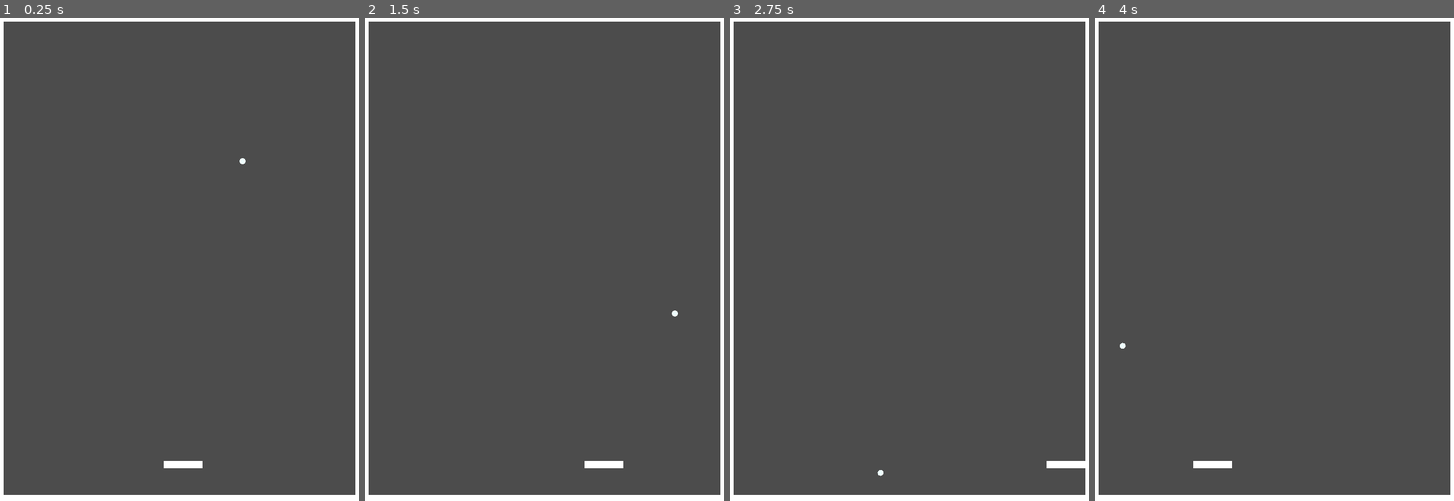
Above: before the commit, frames 1-4 (left to right).
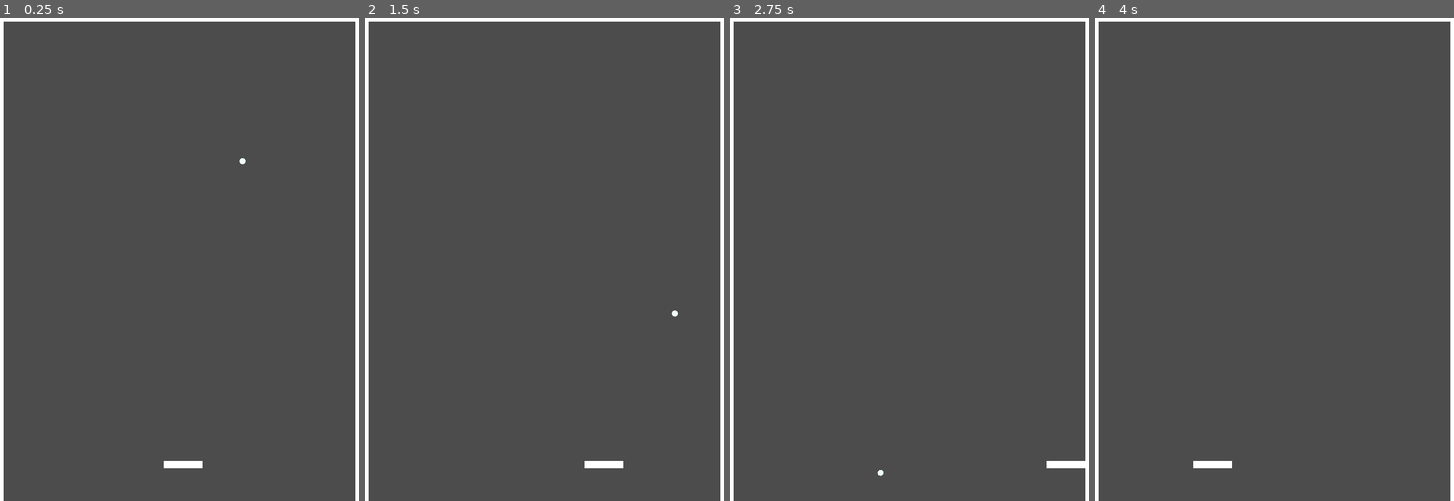
Above: after the commit, the same moments.

Repository: baihakikuncara/arkanoid
Game: Godot game, scene res://Scenes/TestArea.tscn
Two runs of this game, one before a commit and one after it. Both use one fixed random seed, a clock stepped at 60 frames per second and the inputs below.
Inputs:
- Up to frame 1 (0.25 s): no input
- Up to frame 2 (1.5 s): tap Enter at 0.5 s; hold Right (ui_right) 0.53-1.28 s; tap Space at 1.25 s; hold Left (ui_left) from 1.28 s (still down)
- Up to frame 3 (2.75 s): tap Enter at 2 s; release Left (ui_left) at 2.03 s; hold Right (ui_right) from 2.03 s (still down)
- Up to frame 4 (4 s): tap Space at 3.5 s; release Right (ui_right) at 3.53 s; hold Left (ui_left) from 3.53 s (still down)

The runs differ from the first frame. In frame 1, 1.2% of the frame differs, in the area x 1-99%, y 98-100%; in frame 2, 1.2%; in frame 3, 1.2%; in frame 4, 1.2%, in the area x 1-99%, y 67-100%.

Commit message:
-create deathzone
-delete ball when enter deathzone

Diff:
--- a/Scenes/Ball.gd
+++ b/Scenes/Ball.gd
@@ -20,3 +20,7 @@
 	if (collision):
 		direction = direction.bounce((collision.normal))
 		speed = min(speed+SPEED_INCREASE, MAX_SPEED)
+
+
+func delete_node():
+	queue_free()
--- /dev/null
+++ b/Scenes/DeathZone.gd
@@ -0,0 +1,23 @@
+extends Area2D
+
+
+
+
+# Declare member variables here. Examples:
+# var a = 2
+# var b = "text"
+
+
+# Called when the node enters the scene tree for the first time.
+func _ready():
+	pass # Replace with function body.
+
+
+# Called every frame. 'delta' is the elapsed time since the previous frame.
+#func _process(delta):
+#	pass
+
+
+func _on_DeathZone_body_entered(body):
+	if body.has_method("delete_node"):
+		body.delete_node()
--- /dev/null
+++ b/Scenes/DeathZone.tscn
@@ -0,0 +1,14 @@
+[gd_scene load_steps=3 format=2]
+
+[ext_resource path="res://Scenes/DeathZone.gd" type="Script" id=1]
+
+[sub_resource type="RectangleShape2D" id=1]
+extents = Vector2( 800, 100 )
+
+[node name="DeathZone" type="Area2D"]
+script = ExtResource( 1 )
+
+[node name="CollisionShape2D" type="CollisionShape2D" parent="."]
+shape = SubResource( 1 )
+
+[connection signal="body_entered" from="." to="." method="_on_DeathZone_body_entered"]
--- a/Scenes/TestArea.tscn
+++ b/Scenes/TestArea.tscn
@@ -1,8 +1,9 @@
-[gd_scene load_steps=4 format=2]
+[gd_scene load_steps=5 format=2]
 
 [ext_resource path="res://Scenes/DummyWall.tscn" type="PackedScene" id=1]
 [ext_resource path="res://Scenes/Ball.tscn" type="PackedScene" id=2]
 [ext_resource path="res://Scenes/Board.tscn" type="PackedScene" id=3]
+[ext_resource path="res://Scenes/DeathZone.tscn" type="PackedScene" id=4]
 
 [node name="TestArea" type="Node2D"]
 
@@ -108,40 +109,11 @@
 [node name="DummyWall9" parent="Walls/RightWall" instance=ExtResource( 1 )]
 position = Vector2( 800, 0 )
 
-[node name="BottomWall" type="Node2D" parent="Walls"]
-position = Vector2( 0, 800 )
-__meta__ = {
-"_edit_group_": true
-}
-
-[node name="DummyWall" parent="Walls/BottomWall" instance=ExtResource( 1 )]
-
-[node name="DummyWall2" parent="Walls/BottomWall" instance=ExtResource( 1 )]
-position = Vector2( 100, 0 )
-
-[node name="DummyWall3" parent="Walls/BottomWall" instance=ExtResource( 1 )]
-position = Vector2( 200, 0 )
-
-[node name="DummyWall4" parent="Walls/BottomWall" instance=ExtResource( 1 )]
-position = Vector2( 300, 0 )
-
-[node name="DummyWall5" parent="Walls/BottomWall" instance=ExtResource( 1 )]
-position = Vector2( 400, 0 )
-
-[node name="DummyWall6" parent="Walls/BottomWall" instance=ExtResource( 1 )]
-position = Vector2( 500, 0 )
-
-[node name="DummyWall7" parent="Walls/BottomWall" instance=ExtResource( 1 )]
-position = Vector2( 600, 0 )
-
-[node name="DummyWall8" parent="Walls/BottomWall" instance=ExtResource( 1 )]
-position = Vector2( 700, 0 )
-
-[node name="DummyWall9" parent="Walls/BottomWall" instance=ExtResource( 1 )]
-position = Vector2( 800, 0 )
-
 [node name="Ball" parent="." instance=ExtResource( 2 )]
 position = Vector2( 354, 190 )
 
 [node name="Board" parent="." instance=ExtResource( 3 )]
 position = Vector2( 306, 740 )
+
+[node name="DeathZone" parent="." instance=ExtResource( 4 )]
+position = Vector2( 0, 951 )
